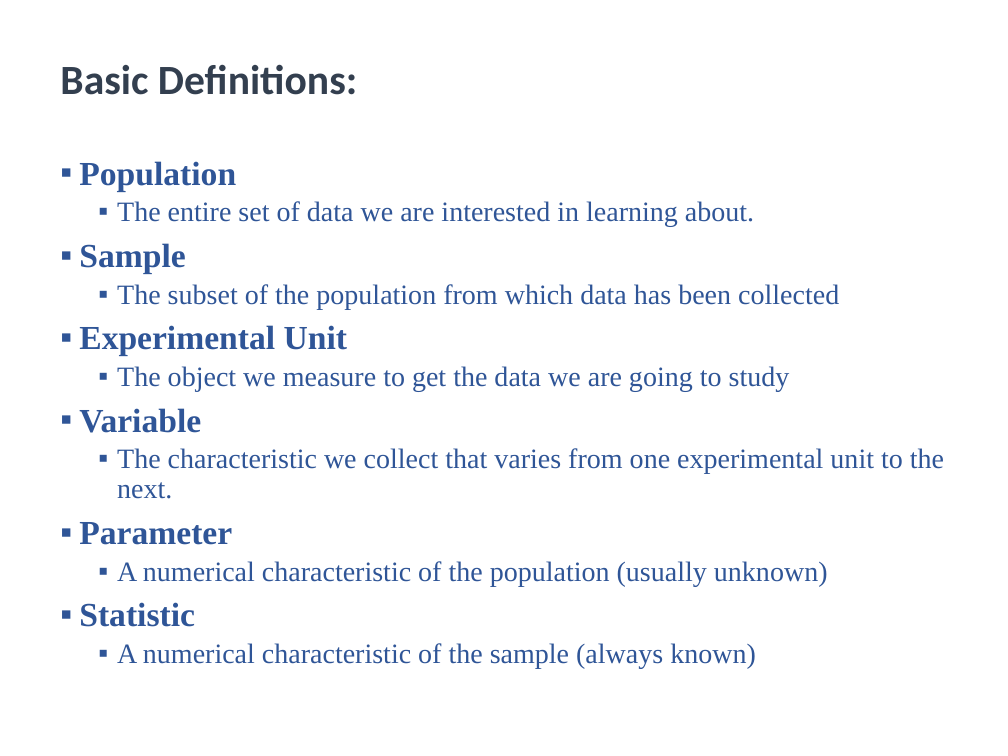
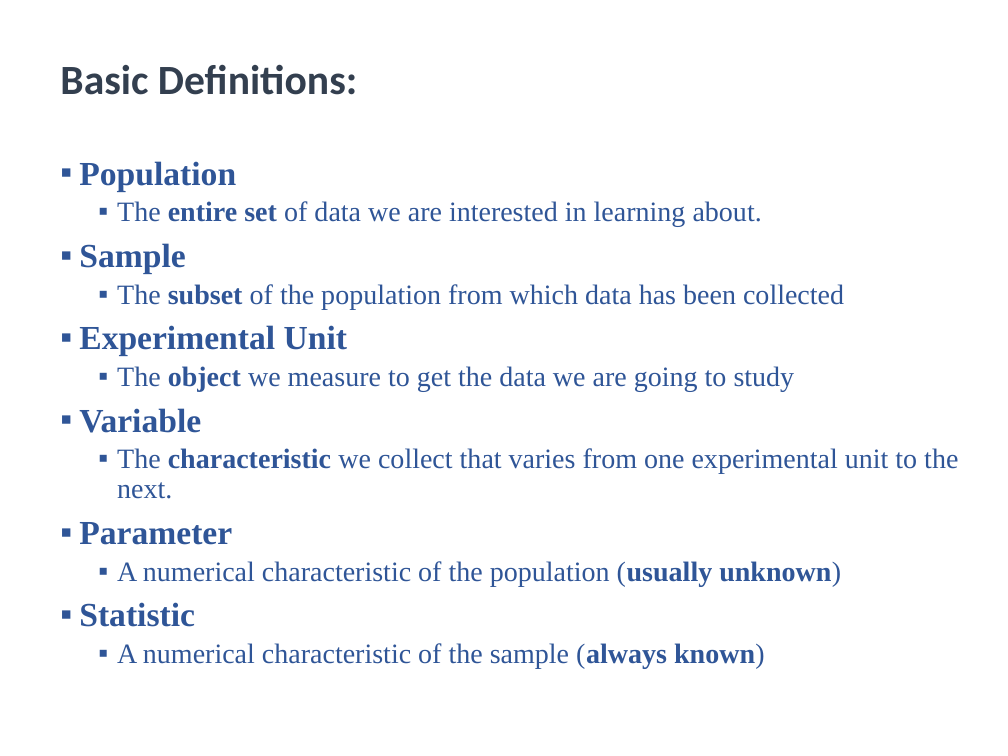
Before and after one commit to utkarshiiitm/Bootcamp-2, a slide deck: slide 4 of Boot Camp 2.pptx. Drawn at 1008x756 pixels with LibreOffice and Linux fonts; fonts in the diff are those of the drawing. Boxes give left, top, right and bottom in pixels: in the first picture for what was removed or moved away, otherwise in the second. Text is boxed around its words. In the diff, an @@ line names an element or a change of style, - is before the commit and + after.

```diff
--- a/Boot Camp 2.pptx
+++ b/Boot Camp 2.pptx
@@ text at (x1=117, y1=201, x2=958, y2=669): bold on in "entire set", "subset", "object", "characteristic" and 2 more places @@
```
Also in this commit, not shown: 17 other slides changed, 2 slides added.
